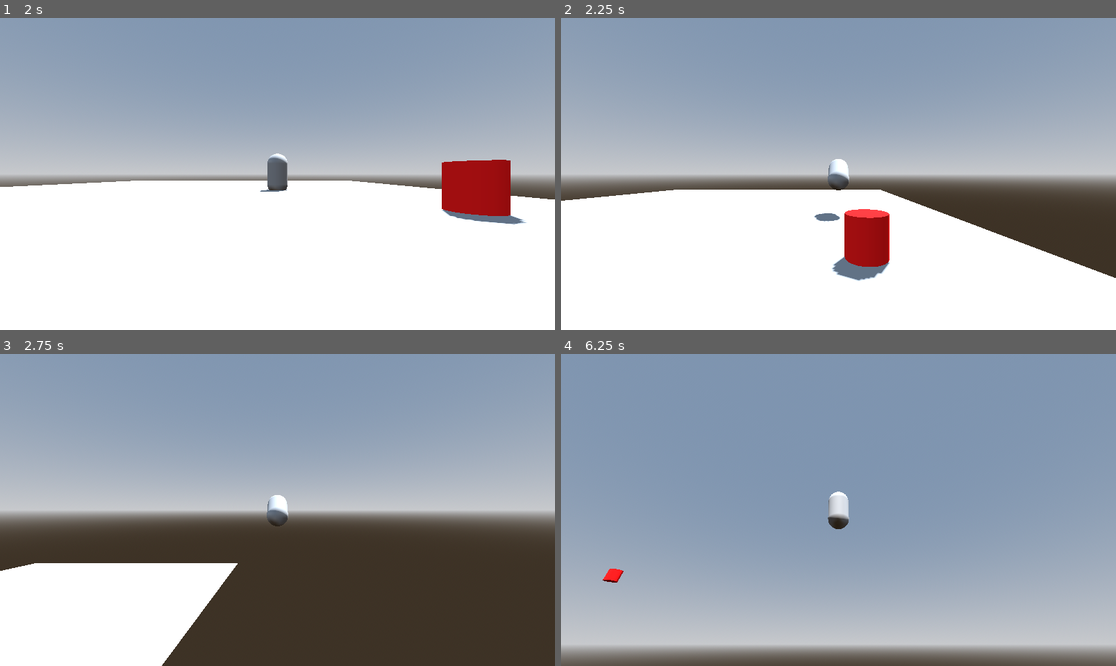
Above: before the commit, frames 1-4 (two rows, left to right).
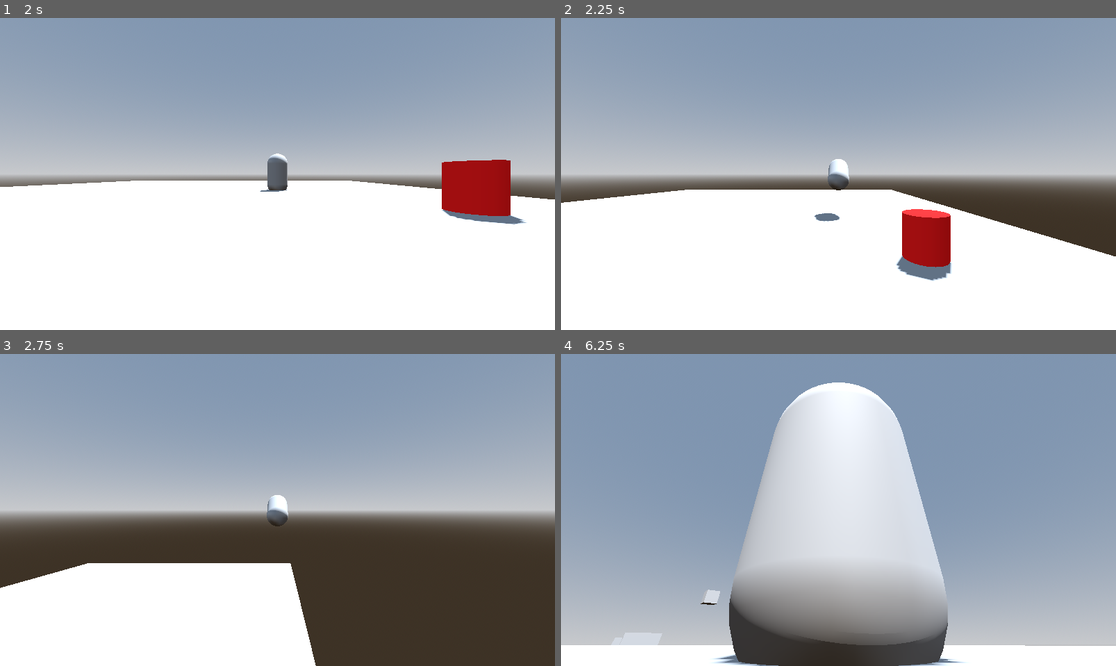
Above: after the commit, the same moments.

Repository: CE-Studio/Kevin3D4
Game: Godot game, scene res://Scenes/game.tscn
Same seed, same stepped clock (60 frames per second), same inputs: the game is played once before the commit and once after it.
Inputs (mouse positions are in pixels of both pictures, inside the frame that each line leads up to):
- Up to frame 1 (2 s): tap Enter (ui_accept) at 0.5, 0.6, 0.77, 1.07, 1.52, 1.55, 1.82 s; move the mouse to (399, 158) at 0.52 s; hold Right (ui_right) 0.53-1.28 s; move the mouse to (166, 189) at 1.27 s; hold Down (ui_down) from 1.28 s (still down); right-click (166, 189) at 1.35 s
- Up to frame 2 (2.25 s): move the mouse to (894, 105) at 2.02 s; release Down (ui_down) at 2.03 s; hold Right (ui_right) from 2.03 s (still down); tap Shift (Dive) at 2.1 s
- Up to frame 3 (2.75 s): keep holding Right (ui_right); tap Enter (ui_accept) at 2.3 s
- Up to frame 4 (6.25 s): move the mouse to (810, 572) at 2.77 s; release Right (ui_right) at 2.78 s; hold Up (ui_up) 2.78-3.53 s; tap Enter (ui_accept) at 2.85, 3.02, 3.32, 3.77, 3.8, 4.07, 4.52, 4.55, 4.82, 5.1, 6.02, 6.05 s; move the mouse to (1005, 556) at 3.52 s; hold Left (ui_left) 3.53-4.28 s; hold Right mouse button (Camera) 3.53-4.28 s; move the mouse to (794, 506) at 4.27 s; hold Up (ui_up) 4.28-5.03 s; tap Shift (Dive) at 4.35 s; move the mouse to (866, 510) at 5.02 s; hold Down (ui_down) 5.03-5.78 s; move the mouse to (755, 432) at 5.77 s; hold Right (ui_right) from 5.78 s (still down); right-click (755, 432) at 5.85 s

Frame 1 is identical in both runs. In frame 2, 5.5% of the frame differs, in the area x 0-100%, y 55-85%; in frame 3, 6.7%; in frame 4, 30%, in the area x 0-100%, y 9-100%.

Commit message:
fucked with some stuff

Diff:
--- a/Scenes/Player.tscn
+++ b/Scenes/Player.tscn
@@ -1,6 +1,6 @@
 [gd_scene load_steps=4 format=3 uid="uid://8iobt4o8k61u"]
 
-[ext_resource type="Script" path="res://Scenes/Player.gd" id="1_shxn1"]
+[ext_resource type="Script" path="res://Scripts/Player.gd" id="1_rk3cd"]
 
 [sub_resource type="CapsuleShape3D" id="CapsuleShape3D_kp3bk"]
 height = 1.5
@@ -8,7 +8,7 @@
 [sub_resource type="CapsuleMesh" id="CapsuleMesh_oyuf3"]
 
 [node name="Player" type="CharacterBody3D"]
-script = ExtResource("1_shxn1")
+script = ExtResource("1_rk3cd")
 
 [node name="CollisionShape3D" type="CollisionShape3D" parent="."]
 shape = SubResource("CapsuleShape3D_kp3bk")
--- /dev/null
+++ b/Scenes/box.tscn
@@ -0,0 +1,17 @@
+[gd_scene load_steps=3 format=3 uid="uid://d25ke11gv527s"]
+
+[sub_resource type="BoxMesh" id="BoxMesh_k00ft"]
+size = Vector3(3, 3, 3)
+
+[sub_resource type="BoxShape3D" id="BoxShape3D_ipdan"]
+size = Vector3(3, 3, 3)
+
+[node name="Box" type="StaticBody3D"]
+
+[node name="MeshInstance3D" type="MeshInstance3D" parent="."]
+mesh = SubResource("BoxMesh_k00ft")
+skeleton = NodePath("../CollisionShape3D")
+
+[node name="CollisionShape3D" type="CollisionShape3D" parent="."]
+transform = Transform3D(1, 0, 0, 0, 1, 0, 0, 0, 1, -0.00497655, 2.22045e-16, 0.0027187)
+shape = SubResource("BoxShape3D_ipdan")
--- a/Scenes/game.tscn
+++ b/Scenes/game.tscn
@@ -1,7 +1,8 @@
-[gd_scene load_steps=12 format=3 uid="uid://bjtuexpc3ovab"]
+[gd_scene load_steps=13 format=3 uid="uid://bjtuexpc3ovab"]
 
 [ext_resource type="PackedScene" uid="uid://8iobt4o8k61u" path="res://Scenes/Player.tscn" id="1_hr3a5"]
 [ext_resource type="Script" path="res://Scripts/Enemy.gd" id="2_53hm1"]
+[ext_resource type="PackedScene" uid="uid://d25ke11gv527s" path="res://Scenes/box.tscn" id="3_i4ysk"]
 
 [sub_resource type="ProceduralSkyMaterial" id="ProceduralSkyMaterial_tq4ga"]
 sky_horizon_color = Color(0.64625, 0.65575, 0.67075, 1)
@@ -69,3 +70,12 @@
 [node name="StompHitbox" type="CollisionShape3D" parent="Enemy"]
 transform = Transform3D(1, 0, 0, 0, 1, 0, 0, 0, 1, 0, 0.318364, 0)
 shape = SubResource("CylinderShape3D_ixoq8")
+
+[node name="Box" parent="." instance=ExtResource("3_i4ysk")]
+transform = Transform3D(1, 0, 0, 0, 1, 0, 0, 0, 1, -0.225983, 0, 24.6132)
+
+[node name="Box2" parent="." instance=ExtResource("3_i4ysk")]
+transform = Transform3D(1, 0, 0, 0, 1, 0, 0, 0, 1, 0.55847, 0, 49.7487)
+
+[node name="Box3" parent="." instance=ExtResource("3_i4ysk")]
+transform = Transform3D(1, 0, 0, 0, 1, 0, 0, 0, 1, -12.1983, 10.6611, 55.7259)
--- a/Scenes/Player.gd
+++ b/Scripts/Player.gd
@@ -34,7 +34,9 @@
 	# As good practice, you should replace UI actions with custom gameplay actions.
 	var input_dir = Input.get_vector("ui_left", "ui_right", "ui_up", "ui_down")
 	var direction = (transform.basis * Vector3(input_dir.x, 0, input_dir.y)).normalized()
-	if direction:
+	if isDiving:
+		pass
+	elif direction:
 		velocity.x = direction.x * SPEED
 		velocity.z = direction.z * SPEED
 		direction2 = direction
@@ -51,8 +53,15 @@
 		$MeshInstance3D.rotate_x(-1)
 		isDiving = true
 	if isDiving:
-		velocity.x += direction2.x * DIVE_VELOCITY
-		velocity.z += direction2.z * DIVE_VELOCITY
+
+		velocity.x = direction2.x * DIVE_VELOCITY
+		velocity.z = direction2.z * DIVE_VELOCITY
+		if Input.is_action_just_pressed("ui_accept"):
+			velocity.x = 0
+			velocity.z = 0
+			isDiving = false
+
+
 
 
 	move_and_slide()
